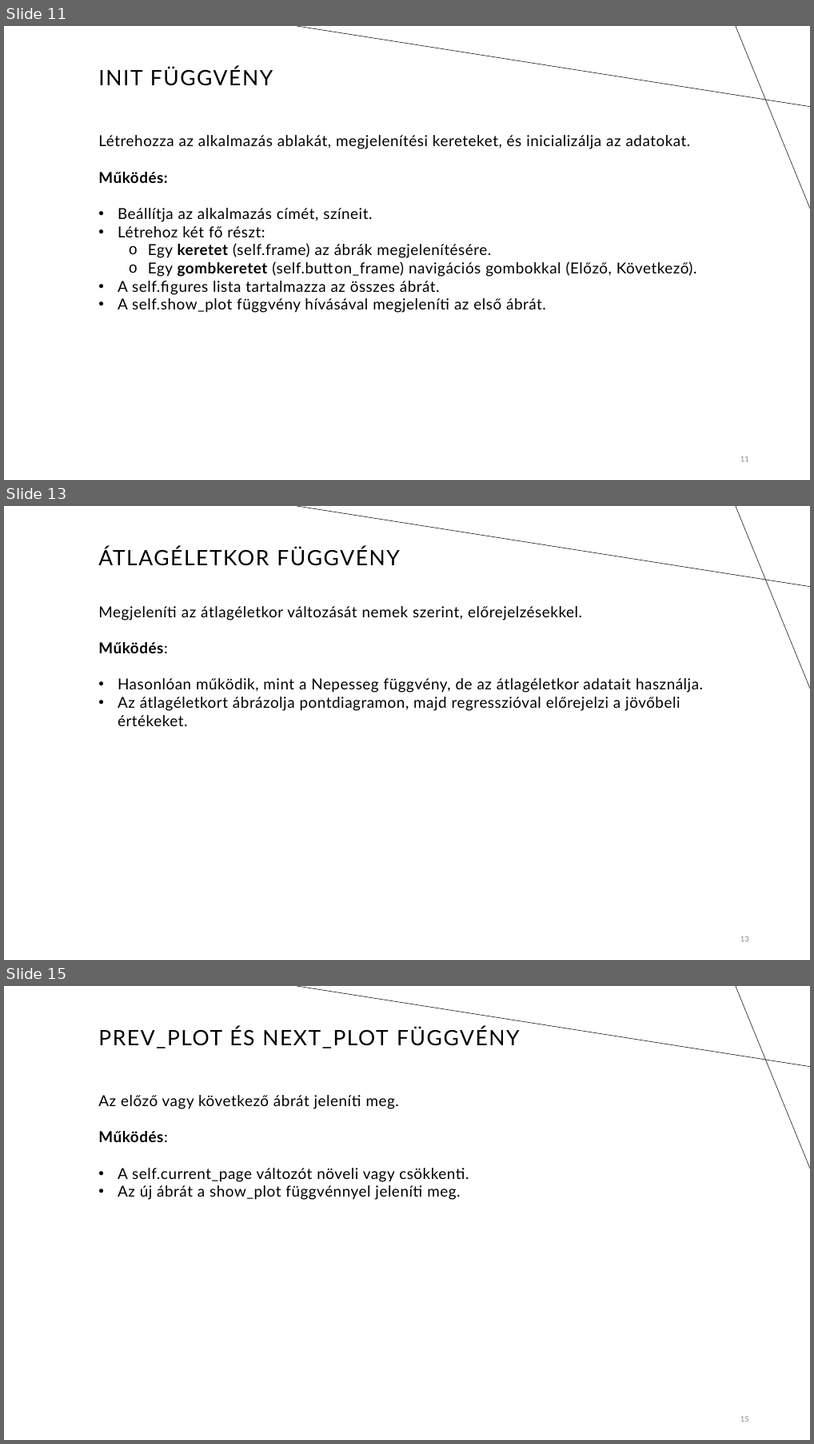
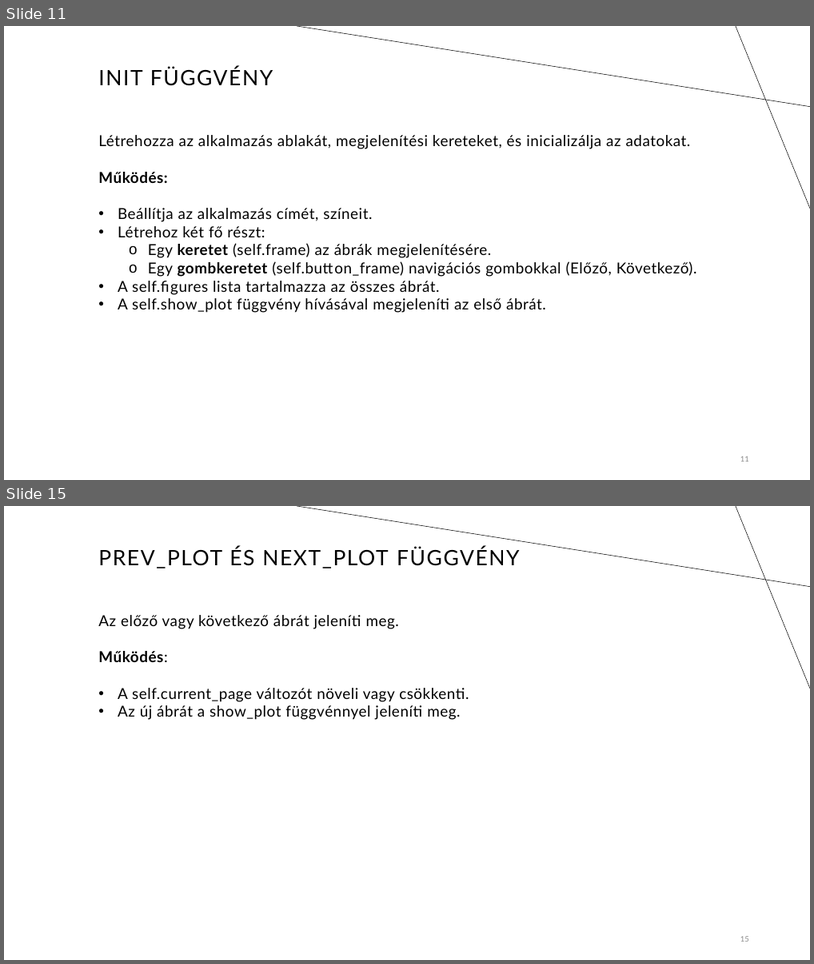
Before and after one commit to tthzsombor/prog_bead, a slide deck: Nepesseg.pptx. Shown one above the other, each under a label of ours: slides 11, 13 and 15 before the commit, slides 11 and 15 after it; the slides between them are not shown. The pictures are 814x1444 and 814x964 pixels, drawn with LibreOffice and Linux fonts; fonts in the diff are those of the drawing. Boxes give left, top, right and bottom in pixels: in the first picture for what was removed or moved away, otherwise in the second. Text is boxed around its words. In the diff, an @@ line names an element or a change of style, - is before the commit and + after.

```diff
--- a/Nepesseg.pptx
+++ b/Nepesseg.pptx
@@ slide 13 removed at box(4, 506, 810, 960), background #FFFFFF; not listed: 2 template elements that a slide beside it also shows @@
@@ title removed at box(98, 547, 399, 566) @@
-ÁTLAGÉLETKOR FÜGGVÉNY
@@ text removed at box(98, 606, 703, 726) @@
-Megjeleníti az átlagéletkor változását nemek szerint, előrejelzésekkel.
-Működés:
-• Hasonlóan működik, mint a Nepesseg függvény, de az átlagéletkor adatait használja.
-• Az átlagéletkort ábrázolja pontdiagramon, majd regresszióval előrejelzi a jövőbeli értékeket.
@@ page number removed at box(741, 936, 750, 941) @@
-13
```
Also in this commit, not shown: 3 slides changed, 3 slides added, 2 other files.
